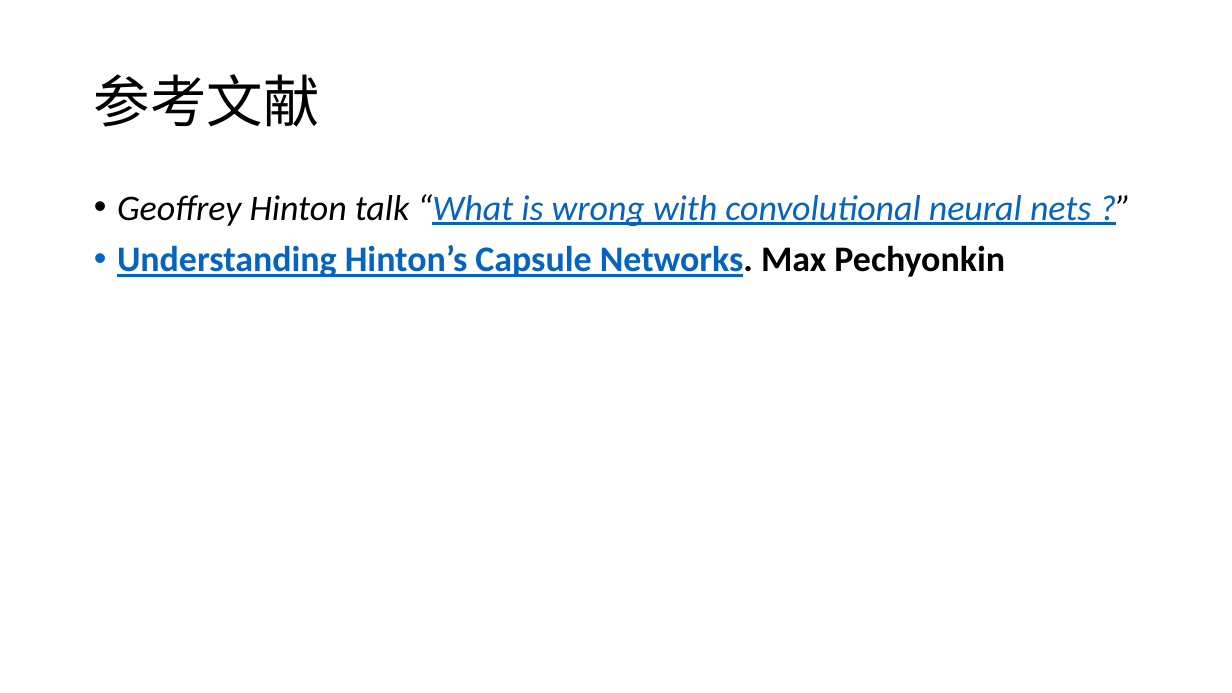
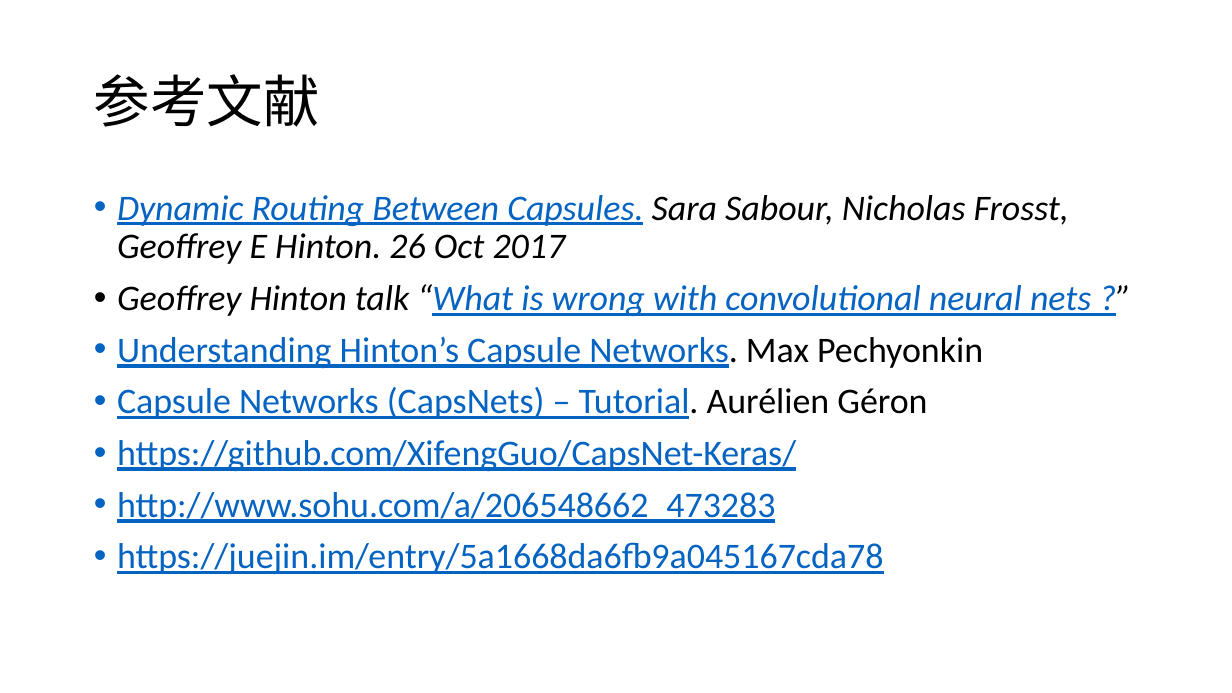
Before and after one commit to foamliu/Learning-DL, a slide deck: slide 19 of capsnet/CapsNet.pptx (slide 11 before the commit). Drawn at 1232x693 pixels with LibreOffice and Linux fonts; fonts in the diff are those of the drawing. Boxes give left, top, right and bottom in pixels: in the first picture for what was removed or moved away, otherwise in the second. Text is boxed around its words. In the diff, an @@ line names an element or a change of style, - is before the commit and + after.

Commit message:
update slides

```diff
--- a/capsnet/CapsNet.pptx
+++ b/capsnet/CapsNet.pptx
@@ text at (117, 195, 1069, 264): paragraph added @@
+• Dynamic Routing Between Capsules. Sara Sabour, Nicholas Frosst, Geoffrey E Hinton. 26 Oct 2017
@@ text at (117, 336, 983, 368): bold off in "Understanding Hinton’s Capsule Networks. Max Pechyonkin" @@
@@ text at (117, 387, 927, 574): paragraphs added @@
+• Capsule Networks (CapsNets) – Tutorial. Aurélien Géron
+• https://github.com/XifengGuo/CapsNet-Keras/
+• http://www.sohu.com/a/206548662_473283
+• https://juejin.im/entry/5a1668da6fb9a045167cda78
```
Also in this commit, not shown: 4 other slides changed, 10 slides added, 2 slides removed, 1 other file.
